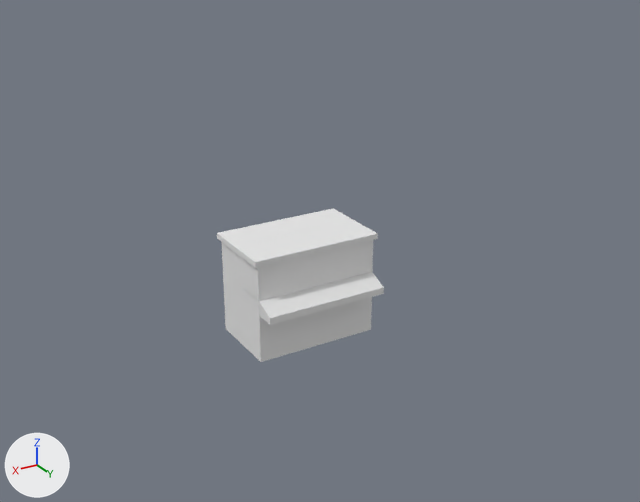
Renders of the Blender file working/subahu/Bar/Bar.blend from each side of a commit.
The view is the same before and after, from a 50 mm camera at (31.4, 55.2, 34.7) aimed at (0.1, 3.1, 8.6). The lights are fixed; the arrows at lower left show +X, +Y and +Z.

Script lines for the objects in view, before the commit:
```python
me_cube = bpy.data.meshes.new('Cube')
me_cube.from_pydata(...)  # a box spanning x -1.0..1.0, y -1.0..1.0, z -1.0..1.0
me_cube.materials.append(mat_material)  # white #e7e7e7
me_cube_001 = bpy.data.meshes.new('Cube.001')
me_cube_001.from_pydata([(-1.0, -1.0, -0.65), (-1.0, 0.38, -0.65), (1.0, 0.38, -0.65), (1.0, -1.0, -0.65), (-1.0, -1.0, 1.0), (-1.0, 0.38, 0.07), (1.0, 0.38, 0.07), (1.0, -1.0, 1.0)], [], [(4, 5, 1, 0), (5, 6, 2, 1), (6, 7, 3, 2), (7, 4, 0, 3), (7, 6, 5, 4)])
me_cube_002 = bpy.data.meshes.new('Cube.002')
me_cube_002.from_pydata(...)  # a box spanning x -1.0..1.0, y -1.0..1.0, z -1.0..1.0
me_cube_002.materials.append(mat_material)  # white #e7e7e7
me_cube_003 = bpy.data.meshes.new('Cube.003')
me_cube_003.from_pydata(...)  # a box spanning x -1.0..1.0, y -1.0..1.0, z -1.0..1.0
me_cube_003.materials.append(mat_material)  # white #e7e7e7
ob_cube = bpy.data.objects.new('Cube', me_cube)
ob_cube.location = (0.0, -0.54, 2.92)
ob_cube.scale = (5.04, 3.1, 2.6)
ob_cube_001 = bpy.data.objects.new('Cube.001', me_cube_001)
ob_cube_001.location = (0.0, 3.71, 4.74)
ob_cube_001.scale = (5.03, 1.24, 0.778)
ob_cube_002 = bpy.data.objects.new('Cube.002', me_cube_002)
ob_cube_002.location = (0.0, -0.54, 6.86)
ob_cube_002.scale = (5.04, 3.1, 1.46)
ob_cube_003 = bpy.data.objects.new('Cube.003', me_cube_003)
ob_cube_003.location = (0.0, -0.545, 8.51)
ob_cube_003.scale = (5.32, 3.27, 0.235)
```
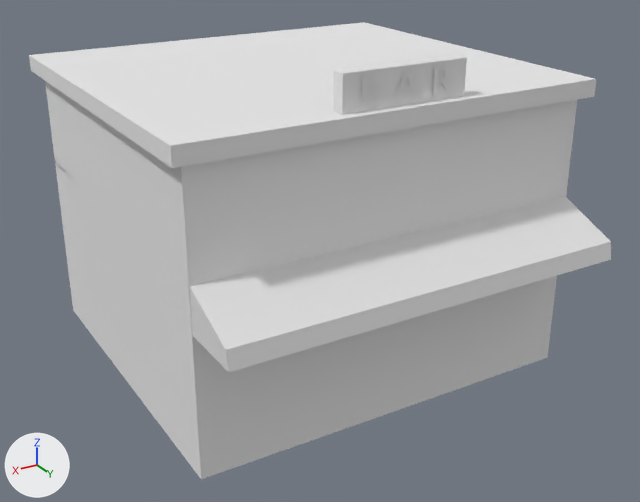
Commit message: bar model details

The change, as a list of edits to the scene's bpy script:
```text
Add me_cube_001_1:
    me_cube_001_1.from_pydata([(-1.0, -1.0, -0.65), (-1.0, -0.04, -0.65), (1.0, -0.04, -0.65), (1.0, -1.0, -0.65), (-1.0, -1.0, 1.0), (-1.0, -0.09, -0.02), (1.0, -0.09, -0.02), (1.0, -1.0, 1.0)], [], [(4, 5, 1, 0), (5, 6, 2, 1), (6, 7, 3, 2), (7, 4, 0, 3), (7, 6, 5, 4)])
Add me_cube_004:
    me_cube_004.from_pydata([(0.254, 1.0, -1.0), (-0.254, 1.0, -1.0), (0.254, 1.0, 0.246), (-0.254, 1.0, 0.246)], [], [(2, 0, 1, 3)])
    me_cube_004.materials.append(mat_material)  # white #e7e7e7
Add me_cube_005:
    me_cube_005.from_pydata([(0.75, 1.0, 0.25), (0.5, 1.0, 0.25), (0.75, 1.0, -0.3), (0.5, 1.0, -0.3), (-0.5, 1.0, 0.25), (-0.75, 1.0, 0.25), (-0.5, 1.0, -0.3), (-0.75, 1.0, -0.3)], [], [(0, 2, 3, 1), (4, 6, 7, 5)])
    me_cube_005.materials.append(mat_material)  # white #e7e7e7
Add txt_text:
    txt_text = bpy.data.curves.new('Text', 'FONT')
    txt_text.body = 'B A R'
Change ob_cube_003:
    add ob_cube_003.parent = ob_floorfirst
    add ob_cube_003.matrix_parent_inverse = Matrix(((0.198, 0.0, 0.0, 0.0), (0.0, 0.322, 0.0, 0.176), (0.0, 0.0, 0.385, -1.122), (0.0, 0.0, 0.0, 1.0)))
Remove ob_cube_002:
    ob_cube_002 = bpy.data.objects.new('Cube.002', me_cube_002)
Remove ob_cube_001:
    ob_cube_001 = bpy.data.objects.new('Cube.001', me_cube_001)
Remove ob_cube:
    ob_cube = bpy.data.objects.new('Cube', me_cube)
Add ob_floorfirst:
    ob_floorfirst = bpy.data.objects.new('floorFirst', me_cube_1)  # 64 vertices, 58 faces; spans x -1.0..1.0, y -1.0..1.0, z -1.0..1.0; in mat_material (white #e7e7e7)
    ob_floorfirst.location = (0.0, -0.54, 6.69)
    ob_floorfirst.scale = (14.6, 13.4, 6.7)
Add ob_hood:
    ob_hood = bpy.data.objects.new('hood', me_cube_001_1)
    ob_hood.parent = ob_floorfirst
    ob_hood.location = (0.0, 3.709, 4.737)
    ob_hood.scale = (5.03, 1.24, 0.778)
Add ob_floorsecond:
    ob_floorsecond = bpy.data.objects.new('floorSecond', me_cube_002_1)  # 80 vertices, 74 faces; spans x -1.0..1.0, y -1.0..1.0, z -1.0..1.0; in mat_material (white #e7e7e7)
    ob_floorsecond.parent = ob_floorfirst
    ob_floorsecond.location = (0.0, -0.545, 6.858)
    ob_floorsecond.scale = (5.04, 3.1, 1.46)
Add ob_signboard:
    ob_signboard = bpy.data.objects.new('signBoard', me_cube_007)  # a box spanning x -1.0..1.0, y -1.0..1.0, z -1.0..1.0
    ob_signboard.parent = ob_floorfirst
    ob_signboard.location = (0.0, 2.45, 9.193)
    ob_signboard.scale = (1.56, -0.115, 0.482)
Add ob_door:
    ob_door = bpy.data.objects.new('door', me_cube_004)
    ob_door.parent = ob_floorfirst
    ob_door.location = (0.0, -0.545, 2.916)
    ob_door.scale = (5.04, 3.1, 2.6)
Add ob_windows:
    ob_windows = bpy.data.objects.new('windows', me_cube_005)
    ob_windows.parent = ob_floorfirst
    ob_windows.location = (0.0, -0.545, 2.916)
    ob_windows.scale = (5.04, 3.1, 2.6)
Add ob_windows_001:
    ob_windows_001 = bpy.data.objects.new('windows.001', me_cube_006)  # 16 vertices, 4 faces; spans x -0.78..0.78, y 1.0, z -0.38..0.38; in mat_material (white #e7e7e7)
    ob_windows_001.parent = ob_floorfirst
    ob_windows_001.location = (0.0, -0.545, 6.858)
    ob_windows_001.scale = (5.04, 3.1, 1.46)
Add ob_bartext:
    ob_bartext = bpy.data.objects.new('barText', txt_text)
    ob_bartext.parent = ob_signboard
    ob_bartext.location = (1.188, 2.589, 8.893)
    ob_bartext.rotation_euler = (1.571, 0.0, 3.142)  # degrees (90, 0, 180)
```

Changed parts and their boxes (x1, y1, x2, y2) in the pictures (640 x 502 px):
'Cube.003', moved
    before: (217, 208, 378, 268)
    after: (29, 22, 596, 168)
'floorSecond', added
    after: (45, 81, 577, 289)
'floorFirst', added
    after: (55, 161, 559, 479)
'hood', added
    after: (190, 197, 611, 372)
'door', added
    after: (349, 310, 441, 427)
'windows.001', added
    after: (237, 134, 540, 239)
'Cube', deleted
    before: (223, 273, 372, 362)
'signBoard', added
    after: (333, 55, 467, 115)
'Cube.002', deleted
    before: (222, 240, 373, 301)
'Cube.001', deleted
    before: (259, 272, 384, 325)
'windows', added
    after: (250, 287, 520, 398)
'barText', added
    after: (362, 66, 453, 106)
